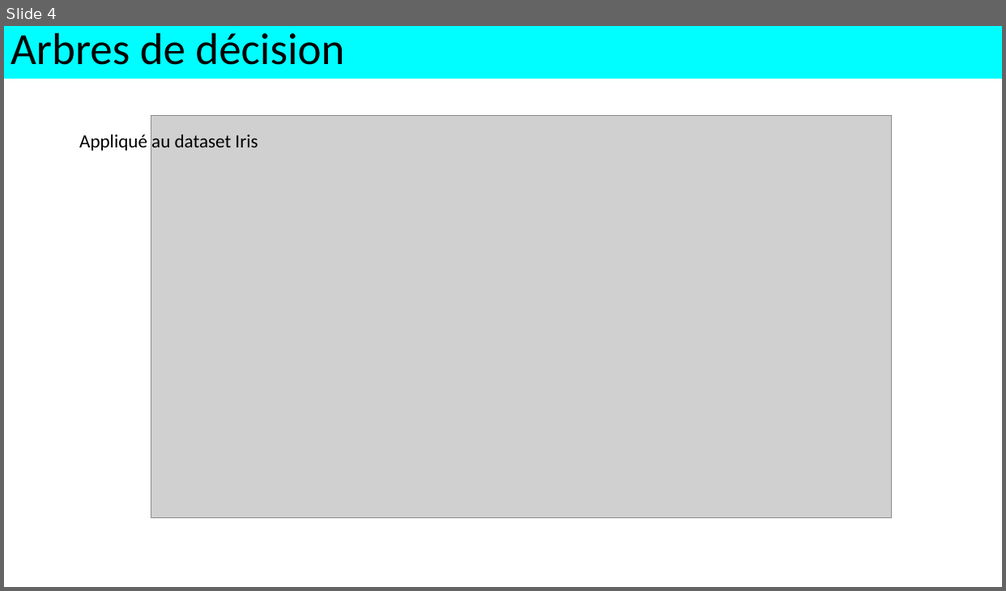
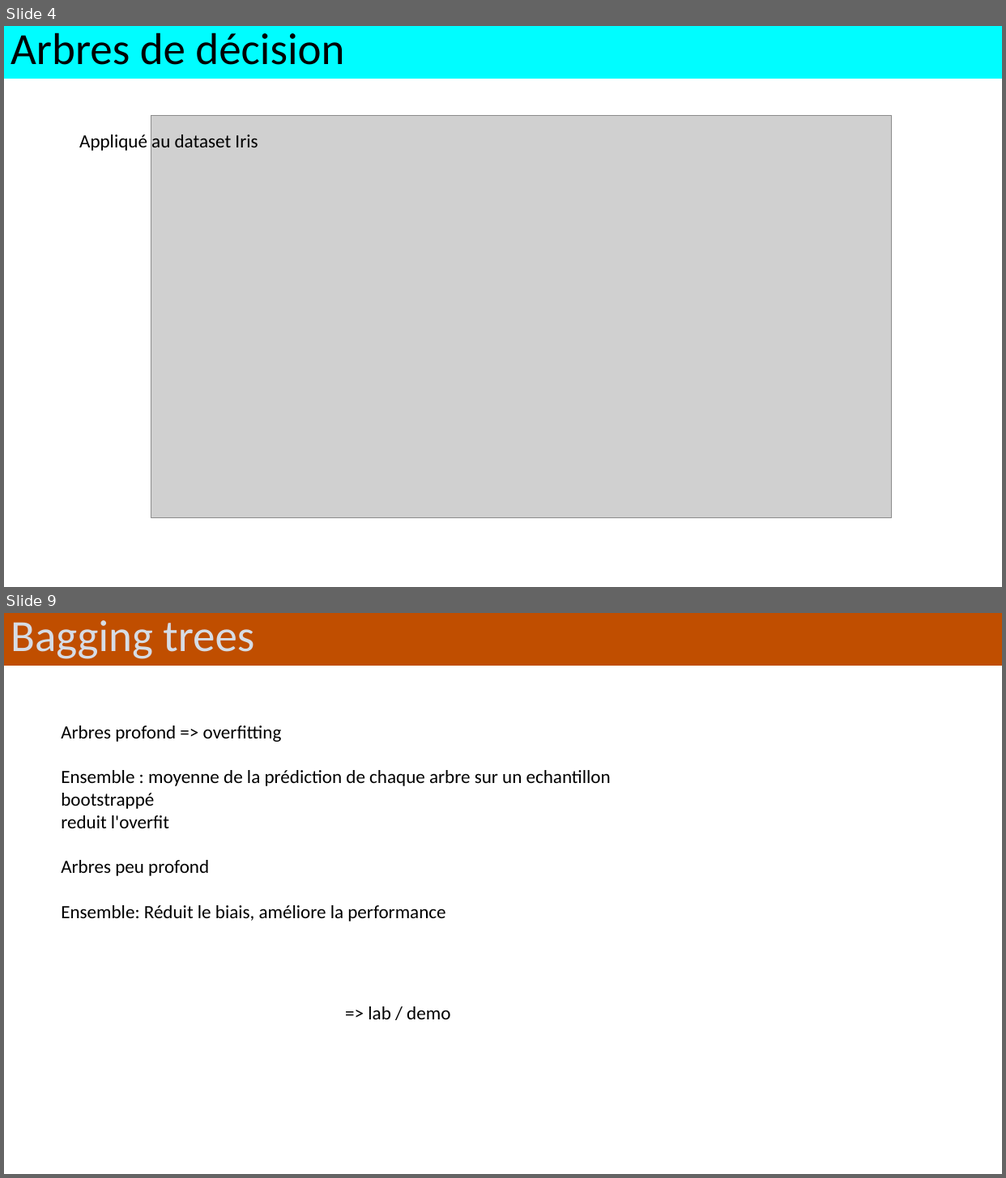
Before and after one commit to alexisperrier/XEmines_DataScience_2020, a slide deck: slides/XEM20_S1D7_random_forests.pptx. Shown one above the other, each under a label of ours: slide 4 before the commit, slides 4 and 9 after it; the slides between them are not shown. The pictures are 1006x591 and 1006x1178 pixels, drawn with LibreOffice and Linux fonts; fonts in the diff are those of the drawing; grey boxes stand for pictures. Boxes give left, top, right and bottom in pixels: in the first picture for what was removed or moved away, otherwise in the second. Text is boxed around its words. In the diff, an @@ line names an element or a change of style, - is before the commit and + after.

```diff
--- a/slides/XEM20_S1D7_random_forests.pptx
+++ b/slides/XEM20_S1D7_random_forests.pptx
@@ slide 9 added at bbox=[4, 613, 1002, 1174], background #FFFFFF @@
@@ rectangle added at bbox=[4, 613, 1002, 666], fill #C04E00, 42.9 pt, text #D6DCE5 @@
+Bagging trees
@@ text added at bbox=[61, 726, 611, 922], 18 pt, text #000000 @@
+Arbres profond => overfitting
+Ensemble : moyenne de la prédiction de chaque arbre sur un echantillon bootstrappé
+reduit l'overfit
+Arbres peu profond
+Ensemble: Réduit le biais, améliore la performance
@@ text added at bbox=[368, 1007, 450, 1020], 18 pt, text #000000 @@
+=> lab / demo
```
Also in this commit, not shown: 1 slide changed, 6 other slides added.
